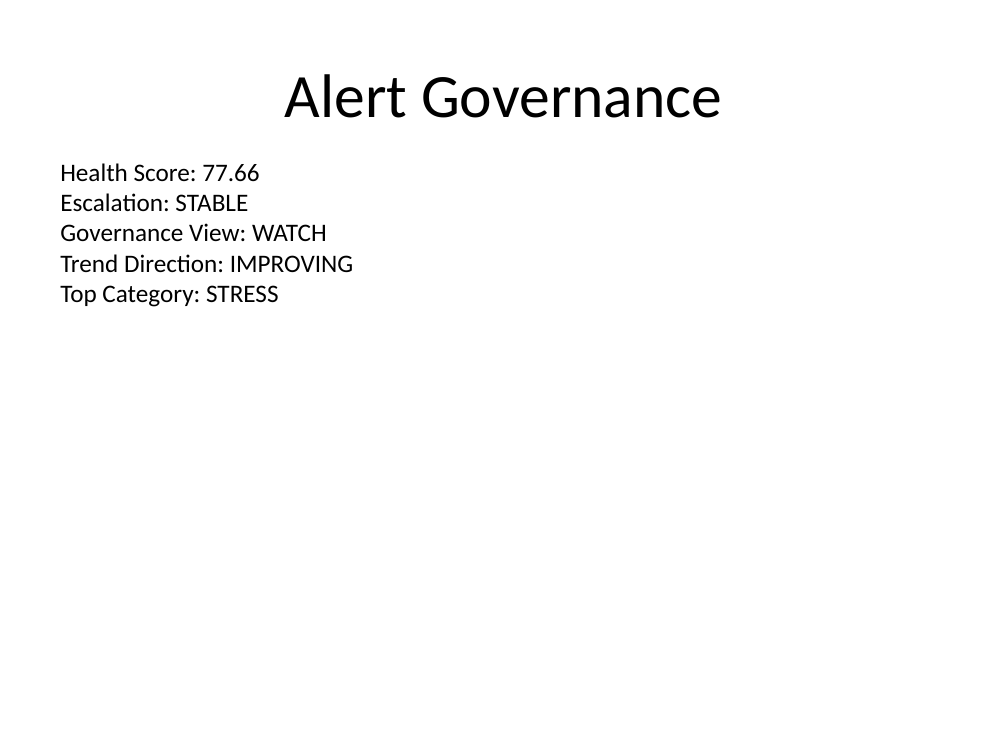
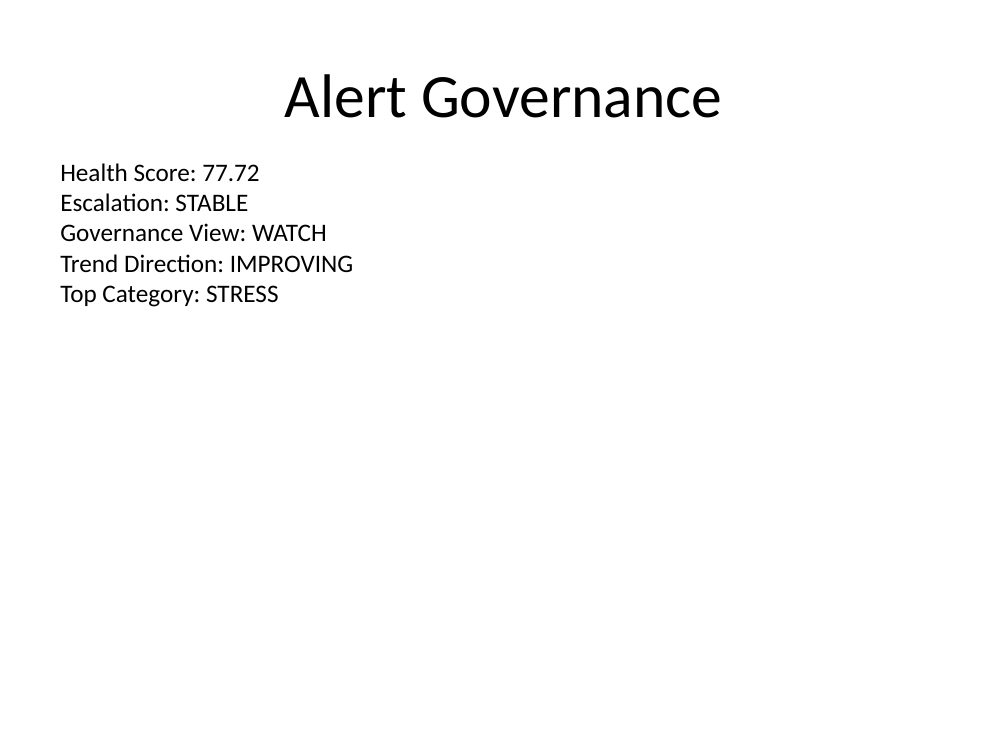
Before and after one commit to sakshinekkala28/Institutional_Quant_Platform, a slide deck: slide 8 of data/reports/investment_committee_presentation.pptx. Drawn at 1008x756 pixels with LibreOffice and Linux fonts; fonts in the diff are those of the drawing. Boxes give left, top, right and bottom in pixels: in the first picture for what was removed or moved away, otherwise in the second. Text is boxed around its words. In the diff, an @@ line names an element or a change of style, - is before the commit and + after.

```diff
--- a/data/reports/investment_committee_presentation.pptx
+++ b/data/reports/investment_committee_presentation.pptx
@@ text at (60,163,259,181): text changed @@
-Health Score: 77.66
+Health Score: 77.72
```
Also in this commit, not shown: 3 other slides changed, 14 other files.
